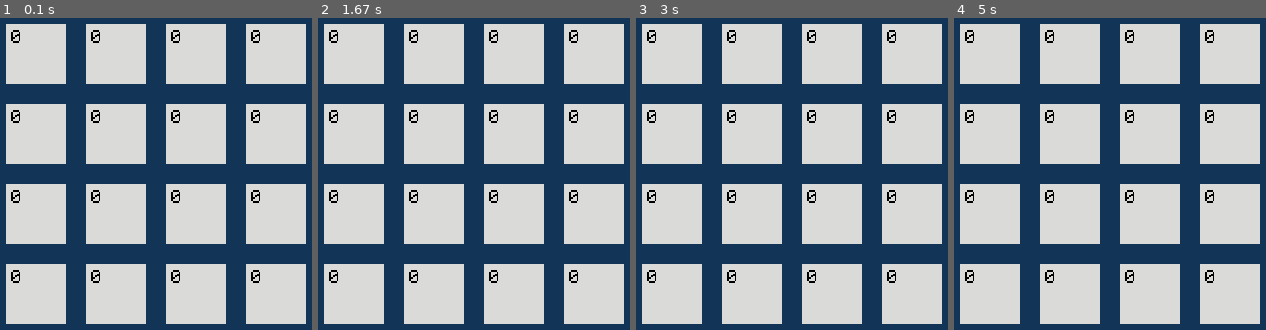
Above: before the commit, frames 1-4 (left to right).
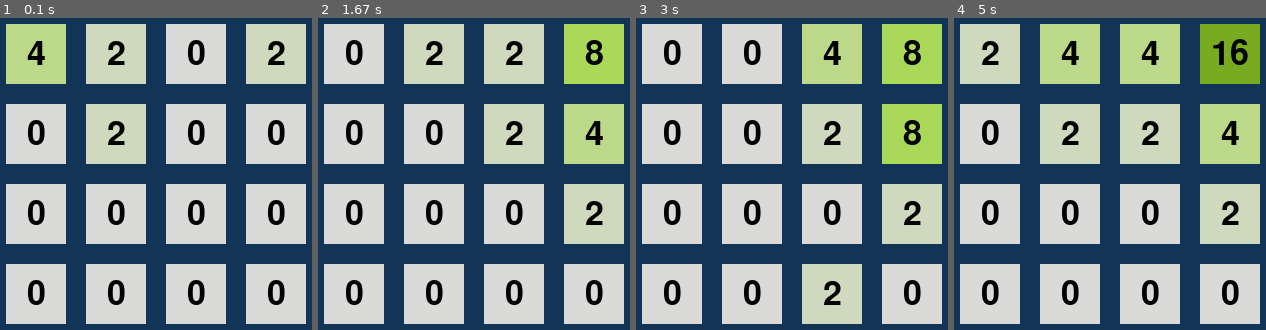
Above: after the commit, the same moments.

Repository: ArcherWayne/pygame-2048
Game: pygame game, started from 2048.py
Two runs of this game, one before a commit and one after it. Both use one fixed random seed, a clock stepped at 60 frames per second and the inputs below.
Inputs:
- Up to frame 1 (0.1 s): no input
- Up to frame 2 (1.67 s): hold A 0.33-0.8 s; hold Right 0.33-0.8 s; hold Right 0.83-1.3 s; hold W 1.33-1.63 s
- Up to frame 3 (3 s): hold Right 1.67-2.13 s; hold D 2.17-2.7 s; hold Right from 2.73 s (still down)
- Up to frame 4 (5 s): release Right at 3.03 s; hold D 3.07-3.47 s; hold Up 3.5-3.87 s; hold D 3.9-4.53 s; hold Up 4.57-4.93 s; hold W from 4.97 s (still down)

The runs differ from the first frame. In frame 1, 19% of the frame differs, in the area x 1-99%, y 1-92%; in frame 2, 26%; in frame 3, 26%; in frame 4, 32%.

Commit message:
alpha version

Diff:
--- a/2048.py
+++ b/2048.py
@@ -1,30 +1,32 @@
+import numpy as np
 import pygame
 import sys
-import numpy as np
+import random
 from pygame.sprite import Group
 from debug import debug
 
+# 跑来偷偷看源代码的小毛是嘿几把
+
 pygame.display.set_caption('2048')
+clock = pygame.time.Clock()
 screen_size = (320, 370)
 block_size = (60, 60)
-num_font = pygame.font.Font('Pixeltype.ttf', 30)
+num_font = pygame.font.Font(None, 50)
 block_locations = [(10, 60), (90, 60), (170, 60), (250, 60), \
                    (10, 140), (90, 140), (170, 140), (250, 140), \
                    (10, 220), (90, 220), (170, 220), (250, 220), \
                    (10, 300), (90, 300), (170, 300), (250, 300)]
-# [1 2 3 4]
-# [5 6 7 8]
-# [9 10 11 12]
-# [13 14 15 16]
+
 # 访问列表中的值: 用方括号
 
-array2048_2 = np.array([[0, 0, 0, 0],
-                        [0, 0, 0, 0],
-                        [0, 0, 0, 0],
-                        [0, 0, 0, 0],
-                        ])
-
-array2048_1 = np.array([0, 0, 0, 0, 0, 0, 0, 0, 0, 0, 0, 0, 0, 0, 0, 0])
+# array2048_2 = np.array([[0, 0, 0, 0],
+#                         [0, 0, 0, 0],
+#                         [0, 0, 0, 0],
+#                         [0, 0, 0, 0],
+#                         ])
+
+# array2048_1 = np.array([0, 0, 0, 0, 0, 0, 0, 0, 0, 0, 0, 0, 0, 0, 0, 0])
+array2048_1 = [0, 0, 0, 0, 0, 0, 0, 0, 0, 0, 0, 0, 0, 0, 0, 0]
 
 colors = {0: '#dadbd9', 2: '#ced9bd', 4: '#bbd989', 8: '#aad959', 16: '#78ab20', 32: '#619605', 64: '#cf765b',
           128: '#cc5531', 256: '#cf451b', 512: '#c2360c', 1024: '#8f2100', 2048: '#fce805', \
@@ -55,13 +57,33 @@
         self.sequence = sequence
         self.font = font
 
-
     def update(self, array, block_locations):
         self.number = array[self.sequence]
         self.location = block_locations[self.sequence]
-        self.image = self.font.render(str(self.number), False, (0, 0, 0))
-        self.rect = self.image.get_rect(topleft=(self.location[0] + 5, self.location[1] + 5))
+        self.image = self.font.render(str(self.number), True, (0, 0, 0))
+        self.rect = self.image.get_rect(center=(self.location[0] + 30, self.location[1] + 30))
         # screen.blit(self.number_surface, self.rect)
+
+
+def init_array():
+    init_list = random.sample(range(15), 4)
+    for i_ia in init_list:
+        array2048_1[i_ia] = random.choice([2, 2, 4])
+
+
+def generate_numbers():
+    zero_index_list = []
+    zero_index = 0
+    for i_gn in array2048_1:
+        if i_gn == 0:
+            zero_index_list.append(zero_index)
+        zero_index += 1
+    array2048_1[random.choice(zero_index_list)] = random.choice([2, 2, 2, 4])
+
+
+
+def show_infomation():
+    pass
 
 
 # group setup
@@ -76,18 +98,7 @@
 pygame.init()
 screen = pygame.display.set_mode(screen_size)
 
-
-# get_pressed 和 event检测是实现两种不同功能的方式, pygame.KEYDOWN是检测按下事件, 而pygame.key.get_pressed是检测按键长按的
-def block_move(array):
-    for event in pygame.event.get():
-        if event.type == pygame.KEYDOWN and (event.key == pygame.K_w or event.key == pygame.K_UP):
-            pass
-        if event.type == pygame.KEYDOWN and (event.key == pygame.K_s or event.key == pygame.K_DOWN):
-            pass
-        if event.type == pygame.KEYDOWN and (event.key == pygame.K_a or event.key == pygame.K_LEFT):
-            pass
-        if event.type == pygame.KEYDOWN and (event.key == pygame.K_d or event.key == pygame.K_RIGHT):
-            pass
+init_array()
 
 
 def main():
@@ -97,14 +108,96 @@
                 pygame.quit()
                 sys.exit()
 
+            # get_pressed 和 event检测是实现两种不同功能的方式, pygame.KEYDOWN是检测按下事件, 而pygame.key.get_pressed是检测按键长按的
+            if event.type == pygame.KEYDOWN and (event.key == pygame.K_w or event.key == pygame.K_UP):
+                # print('w')
+                for x_w in range(4):
+                    # print("x_w：{name}".format(name=x_w))
+                    for c_w in range(0, 12, 4):
+                        # print("c_w：{name}".format(name=c_w))
+                        for y_w in range(c_w + 4, 16, 4):
+                            # print("y_w：{name}".format(name=y_w))
+                            if array2048_1[y_w + x_w] != 0:
+                                if array2048_1[c_w + x_w] == 0:
+                                    array2048_1[c_w + x_w] = array2048_1[y_w + x_w]
+                                    array2048_1[y_w + x_w] = 0
+                                elif array2048_1[c_w + x_w] == array2048_1[y_w + x_w]:
+                                    array2048_1[c_w + x_w] *= 2
+                                    array2048_1[y_w + x_w] = 0
+                                    break
+                                elif array2048_1[c_w + x_w] != array2048_1[y_w + x_w]:
+                                    break
+                generate_numbers()
+
+            if event.type == pygame.KEYDOWN and (event.key == pygame.K_s or event.key == pygame.K_DOWN):  # complete
+                # print('s')
+                for x_s in range(4):
+                    for c_s in range(12, 0, -4):
+                        for y_s in range(c_s - 4, -4, -4):
+                            if array2048_1[y_s + x_s] != 0:
+                                if array2048_1[c_s + x_s] == 0:
+                                    array2048_1[c_s + x_s] = array2048_1[y_s + x_s]
+                                    array2048_1[y_s + x_s] = 0
+                                elif array2048_1[c_s + x_s] == array2048_1[y_s + x_s]:
+                                    array2048_1[c_s + x_s] *= 2
+                                    array2048_1[y_s + x_s] = 0
+                                    break
+                                elif array2048_1[c_s + x_s] != array2048_1[y_s + x_s]:
+                                    break
+                generate_numbers()
+
+            if event.type == pygame.KEYDOWN and (event.key == pygame.K_a or event.key == pygame.K_LEFT):
+                # print('a')
+                for y_a in range(0, 16, 4):
+                    # print("y_a：{name}".format(name=y_a))
+                    for c_a in range(3):
+                        # print("c_a：{name}".format(name=c_a))
+                        for x_a in range(c_a + 1, 4):
+                            # print("x_a：{name}".format(name=x_a))
+                            if array2048_1[x_a + y_a] != 0:
+                                if array2048_1[c_a + y_a] == 0:
+                                    array2048_1[c_a + y_a] = array2048_1[x_a + y_a]
+                                    array2048_1[x_a + y_a] = 0
+                                elif array2048_1[c_a + y_a] == array2048_1[x_a + y_a]:
+                                    array2048_1[c_a + y_a] *= 2
+                                    array2048_1[x_a + y_a] = 0
+                                    break
+                                elif array2048_1[c_a + y_a] != array2048_1[x_a + y_a]:
+                                    break
+                generate_numbers()
+
+            if event.type == pygame.KEYDOWN and (event.key == pygame.K_d or event.key == pygame.K_RIGHT):
+                # print('d')
+                for y_d in range(0, 16, 4):
+                    for c_d in range(3, 0, -1):
+                        for x_d in range(c_d - 1, -1, -1):
+                            if array2048_1[x_d + y_d] != 0:
+                                if array2048_1[c_d + y_d] == 0:
+                                    array2048_1[c_d + y_d] = array2048_1[x_d + y_d]
+                                    array2048_1[x_d + y_d] = 0
+                                elif array2048_1[c_d + y_d] == array2048_1[x_d + y_d]:
+                                    array2048_1[c_d + y_d] *= 2
+                                    array2048_1[x_d + y_d] = 0
+                                    break
+                                elif array2048_1[c_d + y_d] != array2048_1[x_d + y_d]:
+                                    break
+                generate_numbers()
+
         screen.fill('#123456')
 
         block_sprites.update(array2048_1, colors, block_locations)
         block_sprites.draw(screen)
         number_sprites.update(array2048_1, block_locations)
         number_sprites.draw(screen)
+        # debug(array2048_1[0:4], 10, 10)
+        # debug(array2048_1[4:8], 10, 25)
+        # debug(array2048_1[8:12], 10, 40)
+        # debug(array2048_1[12:16], 10, 55)
+        # show_infomation()
+        # generate_nubmers()
 
         pygame.display.update()  # 这一句话必须放在最后面
+        clock.tick(60)
 
 
 if __name__ == "__main__":
--- a/test.py
+++ b/test.py
@@ -0,0 +1,23 @@
+import random
+
+# lis = [2, 0, 2, 4]
+lis = []
+for i in range(4):
+    lis.append(random.choice([0, 2, 2, 4]))
+
+print(lis)
+
+for c in range(3):
+    for x in range(c+1, 4):
+        if lis[x] != 0:
+            if lis[c] == 0:
+                lis[c] = lis[x]
+                lis[x] = 0
+            elif lis[c] == lis[x]:
+                lis[c] *= 2
+                lis[x] = 0
+                break
+            elif lis[c] != lis[x]:
+                break
+
+print(lis)
Not shown, changed: .gitignore
Not shown, changed: todo.md
